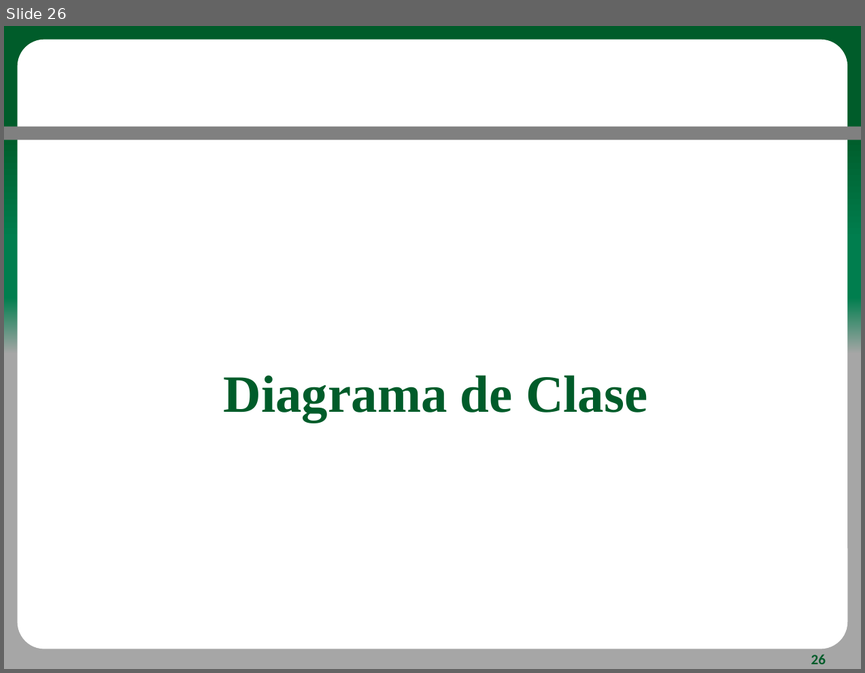
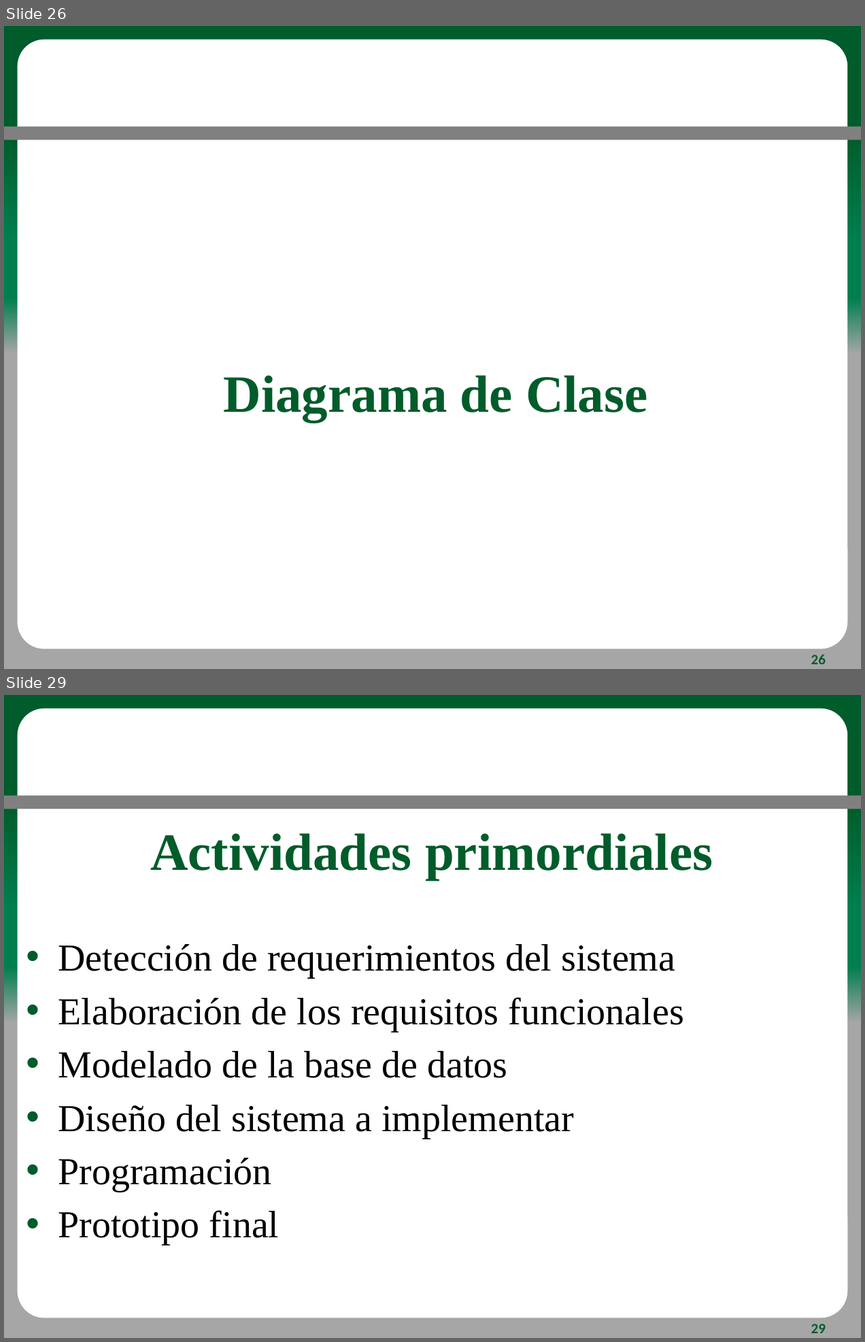
Before and after one commit to JDavidHR/Integrador, a slide deck: Documentos/Proyecto/Power_Point_Requerimientos.pptx. Shown one above the other, each under a label of ours: slide 26 before the commit, slides 26 and 29 after it; the slides between them are not shown. The pictures are 865x673 and 865x1342 pixels, drawn with LibreOffice and Linux fonts; fonts in the diff are those of the drawing; background and template pictures are left out. Boxes give left, top, right and bottom in pixels: in the first picture for what was removed or moved away, otherwise in the second. Text is boxed around its words. In the diff, an @@ line names an element or a change of style, - is before the commit and + after.

Commit message:
Power point
Correción orden y adición de diapositivas finales

```diff
--- a/Documentos/Proyecto/Power_Point_Requerimientos.pptx
+++ b/Documentos/Proyecto/Power_Point_Requerimientos.pptx
@@ slide 29 added at (4,695,861,1338), background #FFFFFF; not listed: 10 template elements that a slide beside it also shows @@
@@ title added at (150,833,713,880), 44 pt, text #005C2A, bold @@
+Actividades primordiales
@@ text added at (58,944,684,1244), 32 pt, text #000000 @@
+• Detección de requerimientos del sistema
+• Elaboración de los requisitos funcionales
+• Modelado de la base de datos
+• Diseño del sistema a implementar
+• Programación
+• Prototipo final
@@ page number added at (811,1323,825,1333), 12 pt, text #005C2A, bold @@
+29
```
Also in this commit, not shown: 11 slides changed, 5 other slides added, 4 slides removed.
